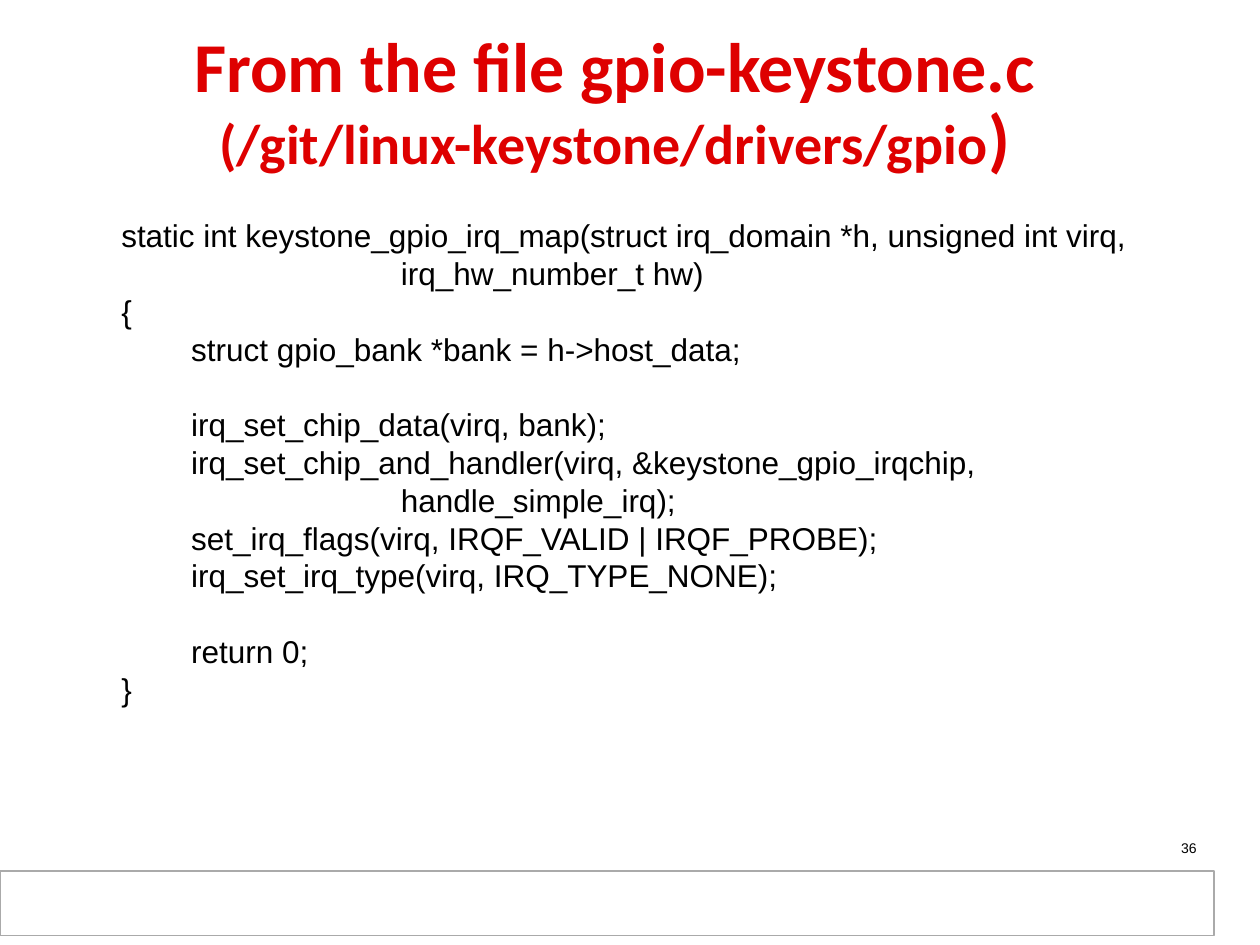
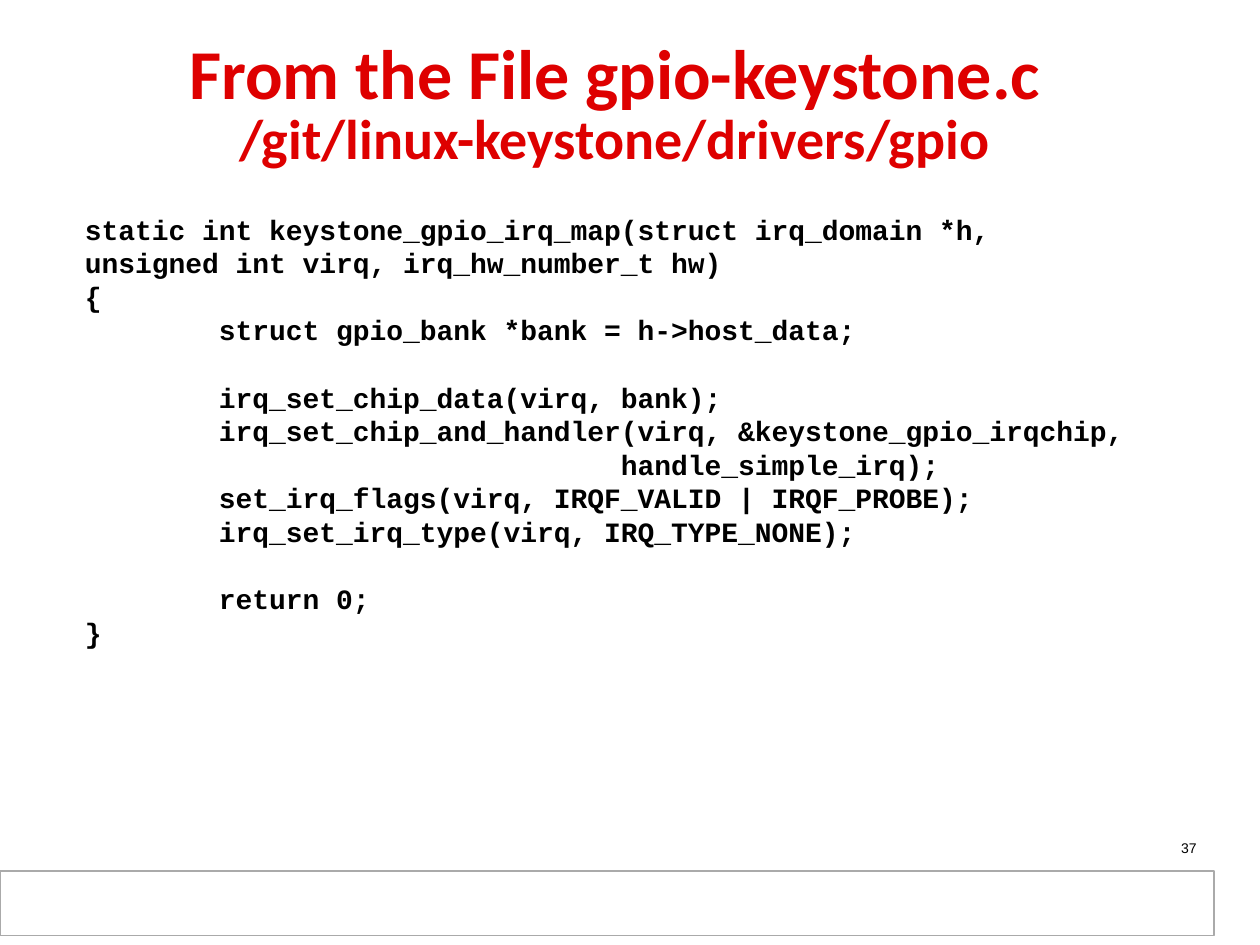
Before and after one commit to hari1989/keystone-workshop, a slide deck: slide 37 of slides/KeyStone_Interrupts.pptx (slide 36 before the commit). Drawn at 1260x945 pixels with LibreOffice and Linux fonts; fonts in the diff are those of the drawing; background and template pictures are left out. Boxes give left, top, right and bottom in pixels: in the first picture for what was removed or moved away, otherwise in the second. Text is boxed around its words. In the diff, an @@ line names an element or a change of style, - is before the commit and + after.

```diff
--- a/slides/KeyStone_Interrupts.pptx
+++ b/slides/KeyStone_Interrupts.pptx
@@ title at (189,50,1040,169): text changed @@
-From the file gpio-keystone.c
-(/git/linux-keystone/drivers/gpio)
+From the File gpio-keystone.c
+/git/linux-keystone/drivers/gpio
@@ text "static int keystone_gpio_irq_map(struct irq_domain *h, ...": place and size @@
-text "static int keystone_gpio_irq_map(struct irq_domain *h, ..." at (121,224,1125,667)
+text "static int keystone_gpio_irq_map(struct irq_domain *h, ..." at (85,220,1123,614)
@@ text at (85,220,989,279): text changed; size 18 to 16 pt; font Arial to Courier New; bold on @@
-static int keystone_gpio_irq_map(struct irq_domain *h, unsigned int virq,
-irq_hw_number_t hw)
+static int keystone_gpio_irq_map(struct irq_domain *h,
+unsigned int virq, irq_hw_number_t hw)
@@ text at (219,321,1123,614): size 18 to 16 pt, font Arial to Courier New, bold on in "{", "struct gpio_bank *bank = h->host_data;", "irq_set_chip_data(virq, bank);", "irq_set_chip_and_handler(virq, &keystone_gpio_irqchip," and 5 more places @@
@@ page number at (1181,843,1197,853): text changed @@
-36
+37
```
Also in this commit, not shown: 29 other slides changed, 7 slides added, 6 slides removed.
